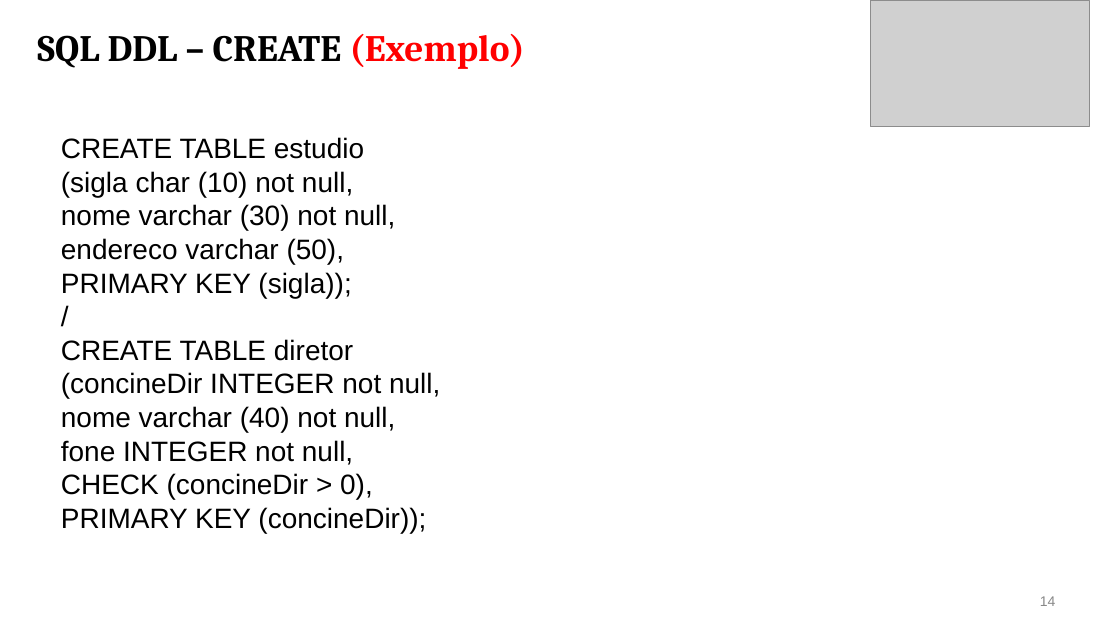
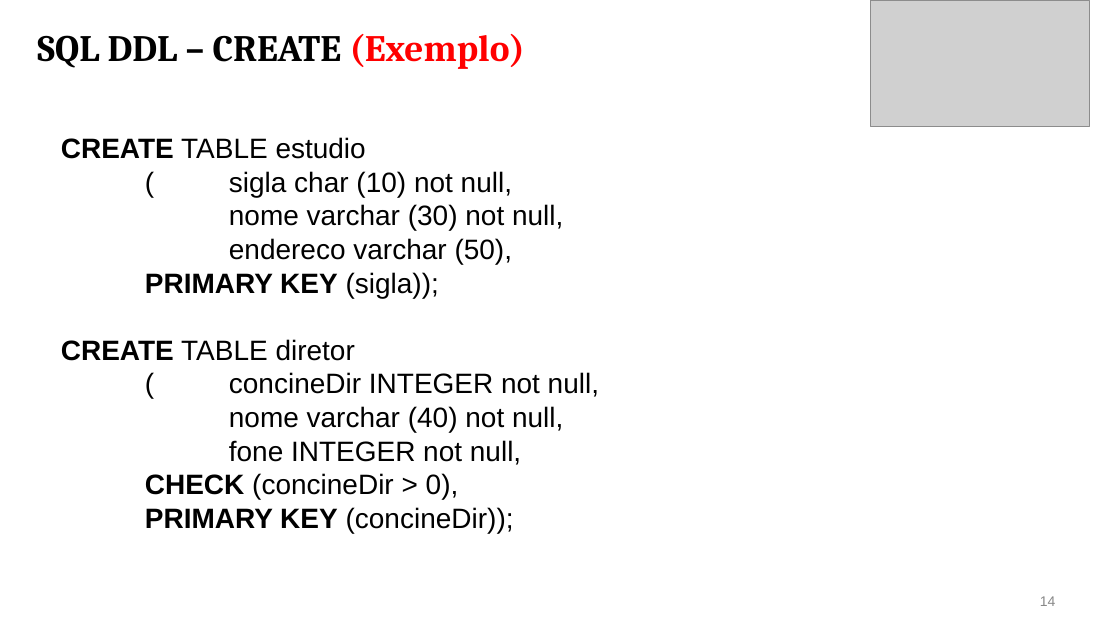
Before and after one commit to CloudEducationBrazil/WydenBancoDados, a slide deck: slide 14 of 01 Classes/Aula05- BD SQL DDL.pptx. Drawn at 1120x630 pixels with LibreOffice and Linux fonts; fonts in the diff are those of the drawing; grey boxes stand for pictures. Boxes give left, top, right and bottom in pixels: in the first picture for what was removed or moved away, otherwise in the second. Text is boxed around its words. In the diff, an @@ line names an element or a change of style, - is before the commit and + after.

```diff
--- a/01 Classes/Aula05- BD SQL DDL.pptx
+++ b/01 Classes/Aula05- BD SQL DDL.pptx
@@ text at (61, 137, 599, 533): paragraph removed @@
-/
@@ text at (61, 137, 563, 533): bold on in "CREATE", "PRIMARY KEY", "CREATE", "CHECK" and 1 more places; list level 1 to 4 in "nome varchar (30) not null,"; list level 1 to 4 in "endereco varchar (50),"; list level 1 to 4 in "PRIMARY KEY (sigla));" @@
@@ text at (229, 171, 512, 197): text changed @@
-(sigla char (10) not null,
+      ( sigla char (10) not null,
@@ text at (229, 372, 599, 397): spaces changed @@
-(concineDir INTEGER not null,
+( concineDir INTEGER not null,
```
Also in this commit, not shown: 9 other slides changed, 2 other files.
